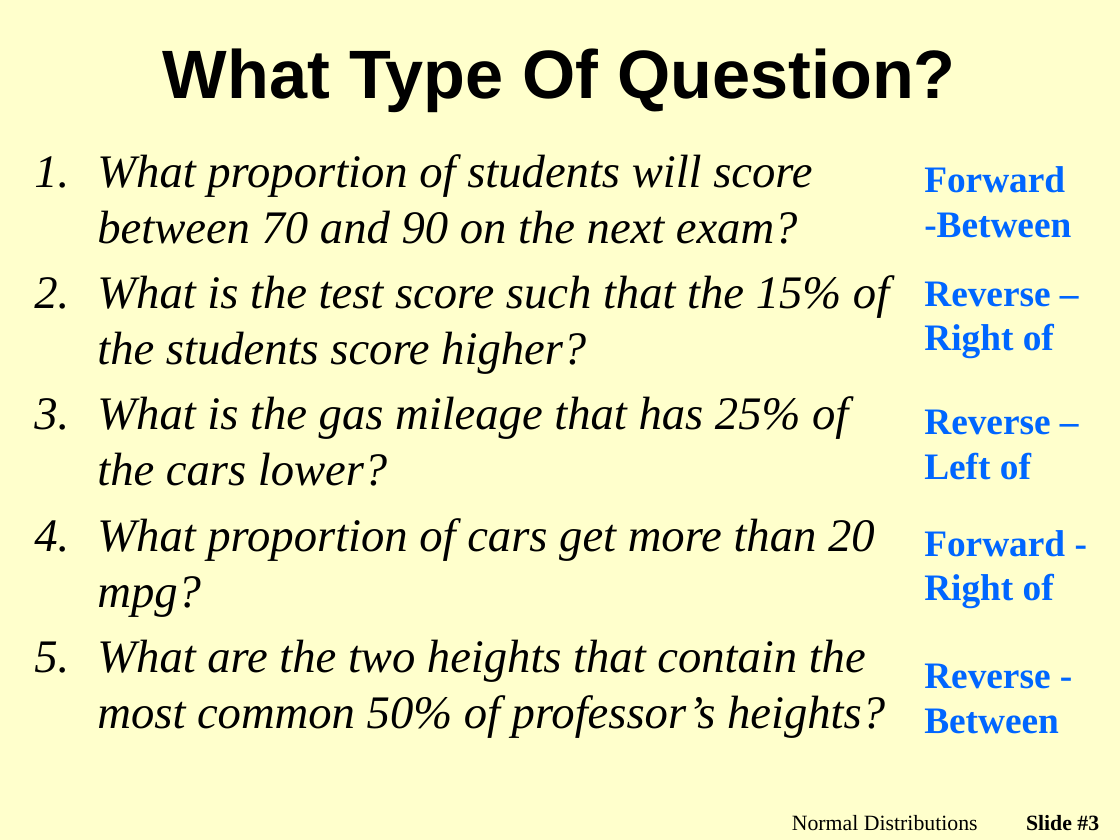
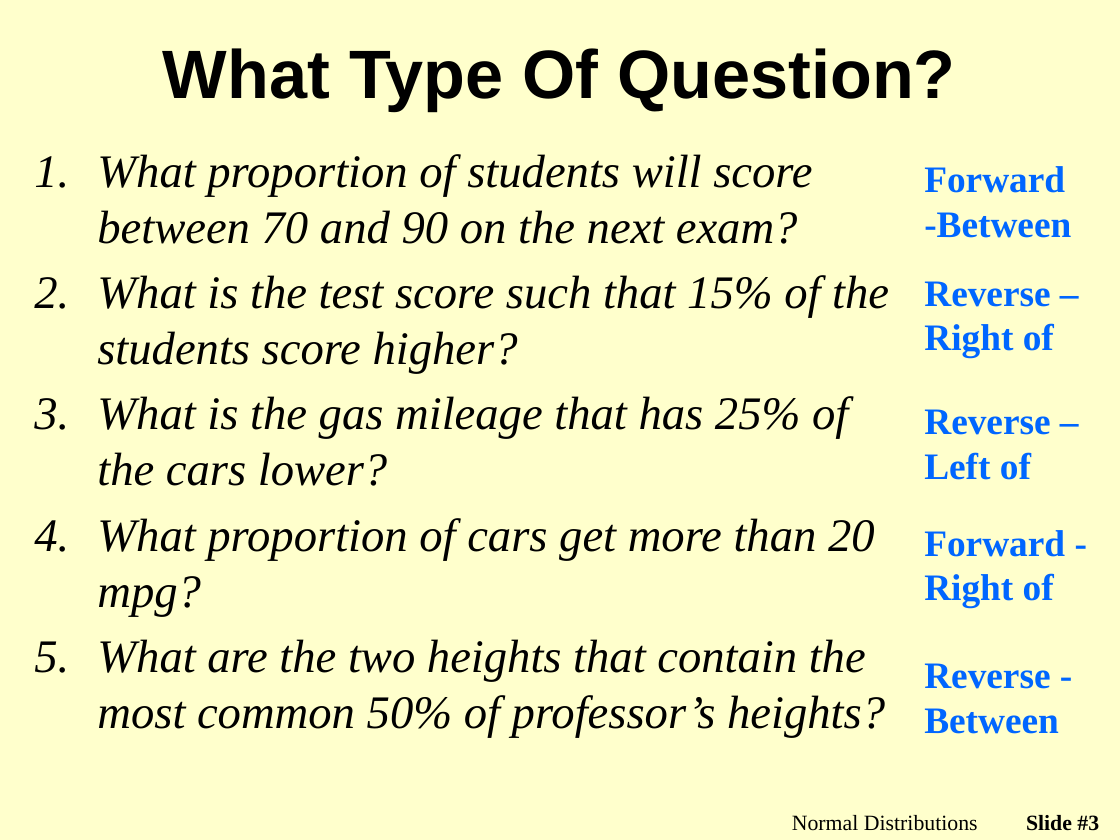
Before and after one commit to droglenc/NCMTH107, a slide deck: slide 3 of modules/Normal_Distributions/PPT2.pptx. Drawn at 1120x840 pixels with LibreOffice and Linux fonts; fonts in the diff are those of the drawing; background and template pictures are left out. Boxes give left, top, right and bottom in pixels: in the first picture for what was removed or moved away, otherwise in the second. Text is boxed around its words. In the diff, an @@ line names an element or a change of style, - is before the commit and + after.

```diff
--- a/modules/Normal_Distributions/PPT2.pptx
+++ b/modules/Normal_Distributions/PPT2.pptx
@@ text at [97,275,889,374]: text changed @@
-2. What is the test score such that the 15% of the students score higher?
+2. What is the test score such that 15% of the students score higher?
```
Also in this commit, not shown: 1 other slide changed, 1 other file.
